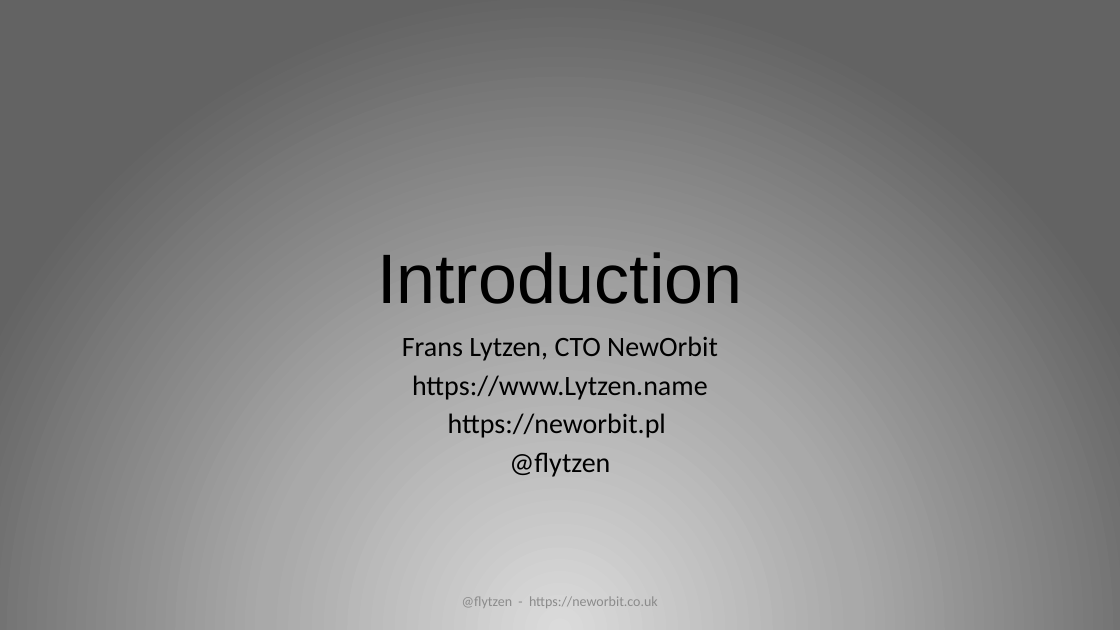
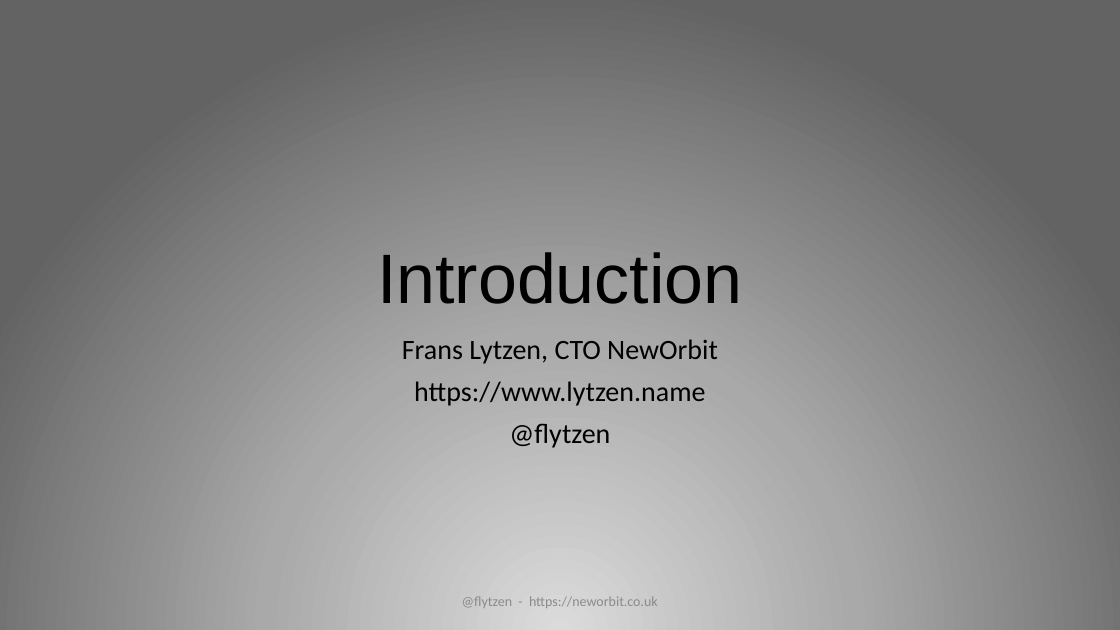
Before and after one commit to flytzen/SecurityTalk, a slide deck: slide 3 of Secure Your Web App Presentation.pptx (slide 2 before the commit). Drawn at 1120x630 pixels with LibreOffice and Linux fonts; fonts in the diff are those of the drawing; background and template pictures are left out. Boxes give left, top, right and bottom in pixels: in the first picture for what was removed or moved away, otherwise in the second. Text is boxed around its words. In the diff, an @@ line names an element or a change of style, - is before the commit and + after.

```diff
--- a/Secure Your Web App Presentation.pptx
+++ b/Secure Your Web App Presentation.pptx
@@ subtitle at (402, 339, 718, 448): line spacing 0.8 to 0.9 @@
@@ subtitle at (414, 381, 705, 406): text changed @@
-https://www.Lytzen.name
-https://neworbit.pl
+https://www.lytzen.name
```
Also in this commit, not shown: 3 other slides changed, 2 slides added.
